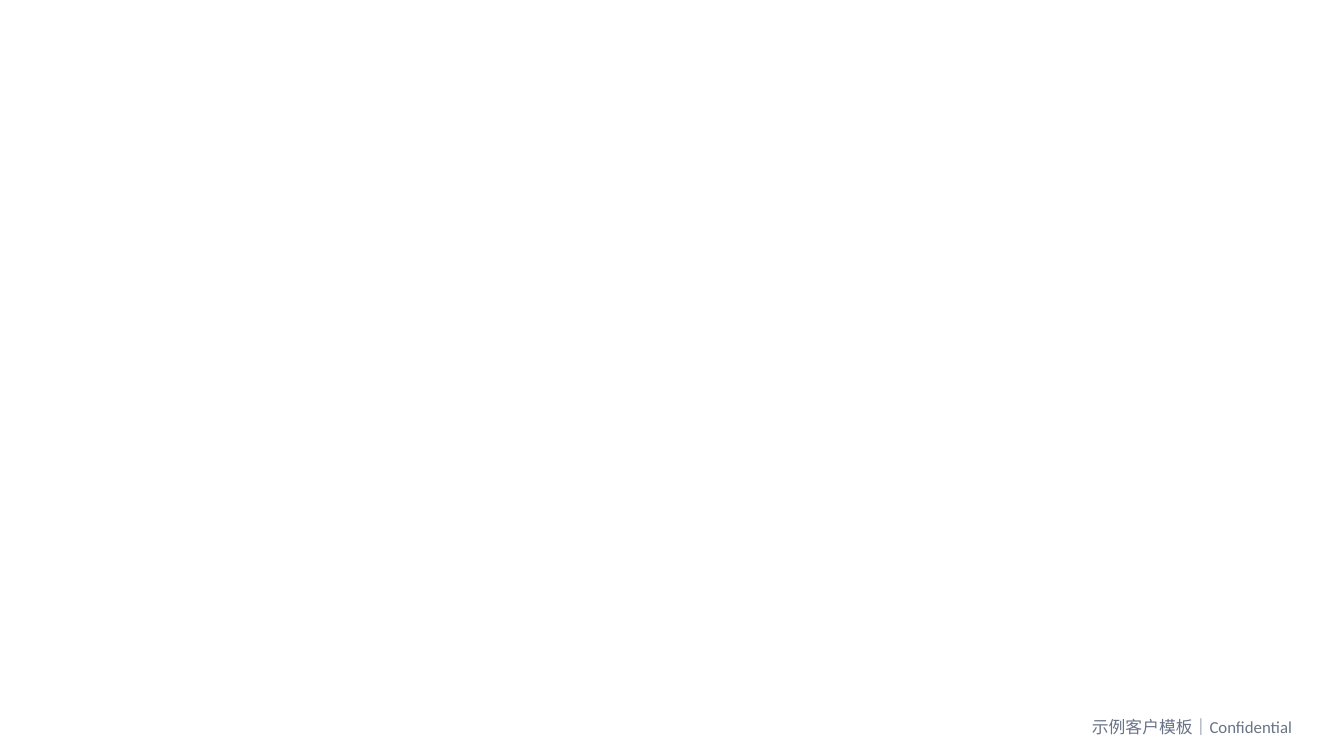
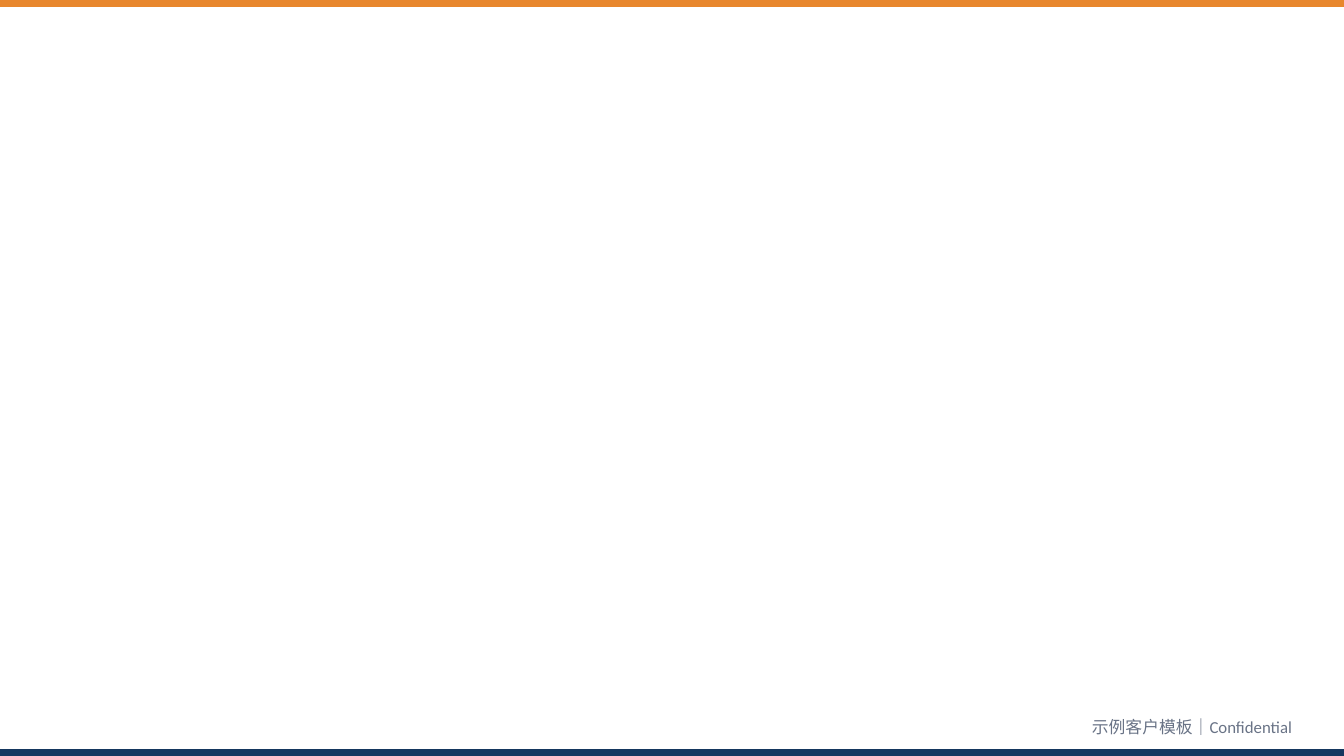
Before and after one commit to marcozhou26/one-slide, a slide deck: slide 1 of builder/assets/test-fixtures/r6-brand-template.pptx. Drawn at 1344x756 pixels with LibreOffice and Linux fonts; fonts in the diff are those of the drawing. Boxes give left, top, right and bottom in pixels: in the first picture for what was removed or moved away, otherwise in the second. Text is boxed around its words. In the diff, an @@ line names an element or a change of style, - is before the commit and + after.

```diff
--- a/builder/assets/test-fixtures/r6-brand-template.pptx
+++ b/builder/assets/test-fixtures/r6-brand-template.pptx
@@ rectangle added at [0, 0, 1344, 6], fill #E8872D, outline #E8872D 0 pt @@
@@ rectangle added at [0, 750, 1344, 756], fill #15375F, outline #15375F 0 pt @@
```
Also in this commit, not shown: 35 other files.
